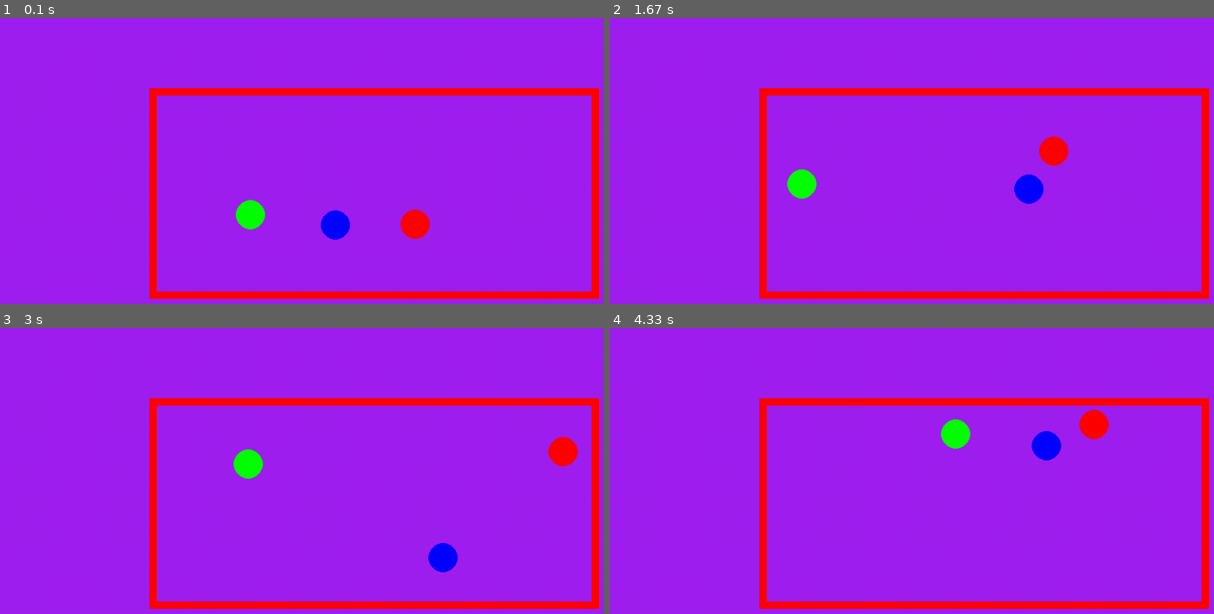
Above: before the commit, frames 1-4 (two rows, left to right).
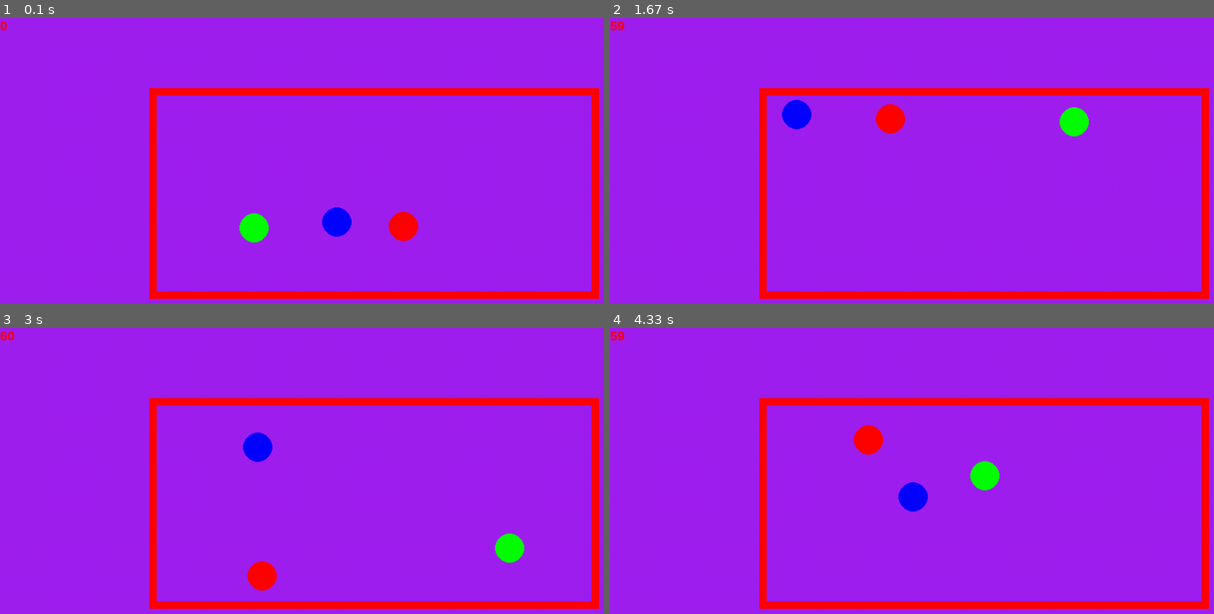
Above: after the commit, the same moments.

Repository: so-groenen/Event-Driven-particle-simulation-in-Pygame
Game: pygame game, started from realTimeThreeParticleToyModel.py
Two runs of this game, one before a commit and one after it. Both use one fixed random seed, a clock stepped at 60 frames per second and the inputs below.
Inputs:
- Up to frame 1 (0.1 s): no input
- Up to frame 2 (1.67 s): no input
- Up to frame 3 (3 s): no input
- Up to frame 4 (4.33 s): no input

The runs differ from the first frame. In frame 1, 1.1% of the frame differs, in the area x 0-72%, y 1-79%; in frame 2, 2.5%, in the area x 0-80%, y 1-66%; in frame 3, 2.4%; in frame 4, 2.5%.

Commit message:
randint to random_sample

Diff:
--- /dev/null
+++ b/helper.py
@@ -0,0 +1,6 @@
+import pygame
+
+def drawFps(screen: pygame.Surface, font: pygame.Font, clock: pygame.time.Clock):
+    fps   = str(int(clock.get_fps()))
+    fps_t = font.render(fps , 1, pygame.Color("RED"))
+    screen.blit(fps_t,(0,0))
--- a/main.py
+++ b/main.py
@@ -5,12 +5,9 @@
 from boundingBox import BoundingBox
 from particle import Particle
 from collisionSchedule import CollisionSchedule
+from helper import drawFps
 import debug
 
-def drawFps(screen: pygame.Surface, font: pygame.Font):
-    fps   = str(int(clock.get_fps()))
-    fps_t = font.render(fps , 1, pygame.Color("RED"))
-    screen.blit(fps_t,(0,0))
 
 debug.DEBUG = False
 if __name__ == "__main__":
@@ -105,7 +102,7 @@
 
         screen.fill("purple")
         box.draw()
-        drawFps(screen, font)
+        drawFps(screen, font, clock)
         # Particle.drawEnergyAvg(screen, font, particles, (screen_size.x/2, 0))
 
         for p in particles:
--- a/mainRealTime.py
+++ b/mainRealTime.py
@@ -5,12 +5,8 @@
 from boundingBox import BoundingBox
 from particle import Particle
 from collisionSchedule import CollisionSchedule
+from helper import drawFps
 import debug
-
-def drawFps(screen: pygame.Surface, font: pygame.Font):
-    fps   = str(int(clock.get_fps()))
-    fps_t = font.render(fps , 1, pygame.Color("RED"))
-    screen.blit(fps_t,(0,0))
 
 debug.DEBUG = False
 if __name__ == "__main__":
@@ -102,7 +98,7 @@
 
         screen.fill("purple")
         box.draw()
-        drawFps(screen, font)
+        drawFps(screen, font, clock)
         Particle.drawEnergyAvg(screen, font, particles, (screen_size.x/2, 0))
 
         for p in particles:
--- a/particle.py
+++ b/particle.py
@@ -152,7 +152,7 @@
 
     def computeNextEvent(self, particles: list[Particle], box: BoundingBox, systemTime: float):
         # record currentTime...
-        self.setlastUpdatedTime(systemTime)
+        self.setLastUpdatedTime(systemTime)
 
         # ...& compute futur collisions
         self.computeBoxCollisionTime(box, systemTime)
@@ -197,8 +197,8 @@
 
     @classmethod
     def getRandVelocity(cls, low: float, high: float) -> Vector2:
-        x = np.random.randint(low, high) #I should change this to random uniform low + (high-low)*randuniform([0,1])
-        y = np.random.randint(low, high)
+        x = low + (high-low)*np.random.random_sample()
+        y = low + (high-low)*np.random.random_sample()
         return Vector2(x, y)
 
     @classmethod
--- a/realTimeThreeParticleToyModel.py
+++ b/realTimeThreeParticleToyModel.py
@@ -5,6 +5,7 @@
 from boundingBox import BoundingBox
 from particle import Particle
 from collisionSchedule import CollisionSchedule
+from helper import drawFps
 import debug
 
 
@@ -13,6 +14,7 @@
 
 
     pygame.init()
+    font          = pygame.font.SysFont("Arial" , 18 , bold = True)
     screen        = pygame.display.set_mode((1024, 480))
     clock         = pygame.time.Clock()
     running       = True
@@ -121,6 +123,7 @@
 
         screen.fill("purple")
         box.draw()
+        drawFps(screen, font, clock)
         for p in particles:
             p.draw(screen)
 
